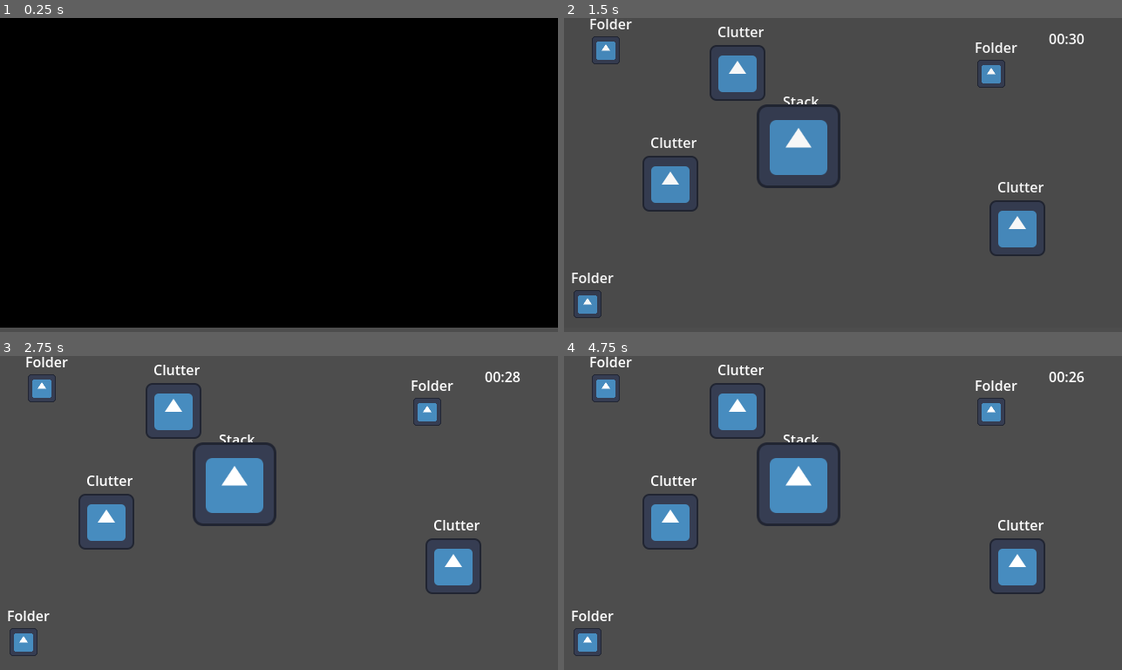
Above: before the commit, frames 1-4 (two rows, left to right).
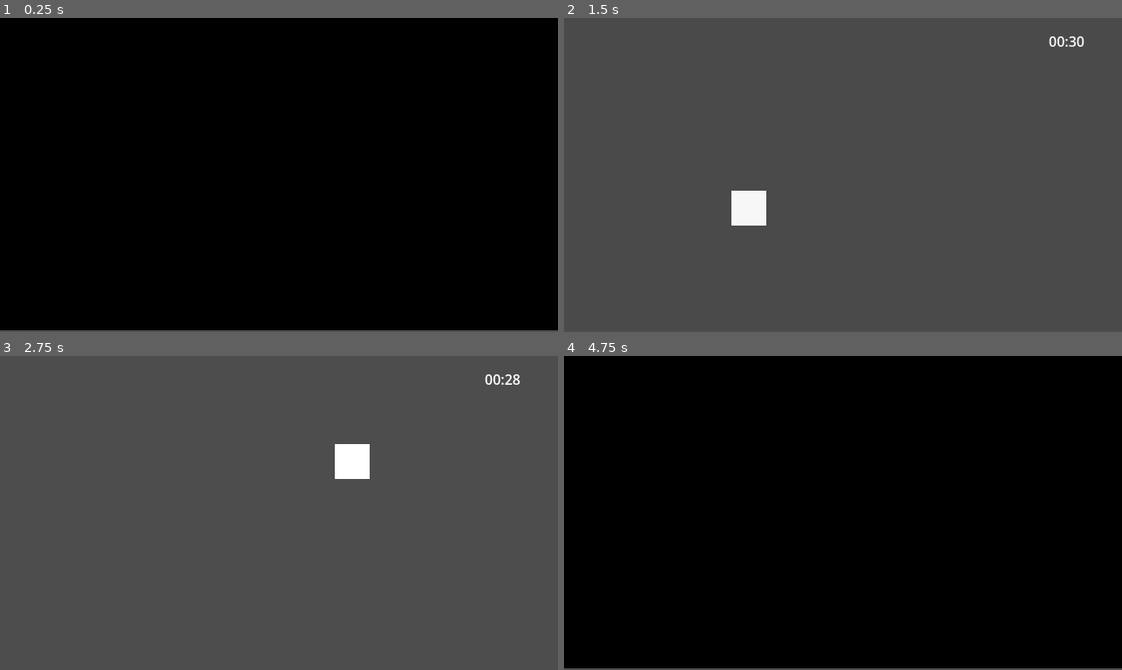
Above: after the commit, the same moments.

Repository: milk9111/godot-wild-jam-79
Game: Godot game, scene res://game.tscn
The game is run twice, just before and just after one commit, with the same random seed, the same clock (stepped at 60 frames per second) and the same inputs. The engine's default icon, where the game draws it, is replaced by a stand-in: a white triangle on a blue panel in a dark square.
Inputs (mouse positions are in pixels of both pictures, inside the frame that each line leads up to):
- Up to frame 1 (0.25 s): no input
- Up to frame 2 (1.5 s): tap Enter at 0.5 s; move the mouse to (965, 159) at 0.52 s; click (965, 159) at 0.6 s; move the mouse to (731, 190) at 1.27 s; click (731, 190) at 1.35 s
- Up to frame 3 (2.75 s): tap Space (debug_nudged_obstacle, bound only after the commit) at 2 s; move the mouse to (334, 443) at 2.02 s; click (334, 443) at 2.1 s
- Up to frame 4 (4.75 s): move the mouse to (815, 575) at 2.77 s; click (815, 575) at 2.85 s; tap Enter at 3.5 s; move the mouse to (1010, 560) at 3.52 s; click (1010, 560) at 3.6 s; tap 0 (debug_end_day, bound only after the commit) at 4.15 s; move the mouse to (675, 465) at 4.27 s; click (675, 465) at 4.35 s

The runs differ from the first frame. In frame 1, 0.8% of the frame differs, in the area x 0-100%, y 98-100%; in frame 2, 7.8%; in frame 3, 7.8%; in frame 4, 99%, in the area x 0-100%, y 0-100%.

Commit message:
Added initial score manager and global autoload for debugging

Diff:
--- a/day_manager.gd
+++ b/day_manager.gd
@@ -11,15 +11,19 @@
 
 var _current_day_index : int
 
+
 func _ready():
 	_current_day_index = 0
+
 
 func _on_clock_timeout():
 	end_day()
 
+
 func start_day():
 	clock.start()
 	day_started.emit()
+
 
 func end_day():
 	_current_day_index += 1
@@ -28,6 +32,7 @@
 	else:
 		internship_ended.emit()
 
+
 func get_current_day_scene() -> PackedScene:
 	if _current_day_index >= days.size():
 		return null
--- a/game.gd
+++ b/game.gd
@@ -3,12 +3,24 @@
 @onready var day_manager : DayManager = $DayManager
 @onready var day_holder : Node = $DayHolder
 @onready var day_transition = $DayTransition
+@onready var score_manager = $ScoreManager
 
 var _reached_end_of_internship
 
 func _ready():
 	_reached_end_of_internship = false
 	_load_next_day()
+
+
+func _process(_delta):
+	if not Global.debug:
+		return
+
+	if Input.is_action_just_pressed("debug_end_day"):
+		day_manager.end_day()
+	if Input.is_action_just_pressed("debug_print_score"):
+		print("success: %d - failed: %d - nudged: %d" % [score_manager._successful_placements, score_manager._failed_placements, score_manager._nudged_obstacles])
+
 
 
 func _set_day_holder(day_scene : PackedScene):
@@ -23,6 +35,7 @@
 
 func _load_next_day():
 	day_manager.clock.initialize()
+	score_manager.initialize()
 	_set_day_holder(day_manager.get_current_day_scene())
 	day_transition.play("fade_out")
 	get_tree().paused = false
@@ -50,4 +63,5 @@
 			if _reached_end_of_internship:
 				get_tree().change_scene_to_file("res://credits.tscn")
 			else:
+				# show score report
 				_load_next_day()
--- a/game.tscn
+++ b/game.tscn
@@ -1,11 +1,10 @@
-[gd_scene load_steps=7 format=3 uid="uid://cuclpry2ndhpk"]
+[gd_scene load_steps=6 format=3 uid="uid://cuclpry2ndhpk"]
 
 [ext_resource type="PackedScene" uid="uid://wa1i5183d2r0" path="res://day_manager.tscn" id="1_80nbo"]
 [ext_resource type="Script" uid="uid://cy61n3qf3jchw" path="res://game.gd" id="1_e2o6t"]
 [ext_resource type="PackedScene" uid="uid://3e5vl55s2u0u" path="res://day_transition.tscn" id="3_feb5d"]
-[ext_resource type="PackedScene" path="res://test_interact.tscn" id="3_ryrav"]
-[ext_resource type="PackedScene" uid="uid://df0lpevlmgut" path="res://mouse_tester.tscn" id="4_eow3j"]
-[ext_resource type="PackedScene" uid="uid://dk2prnnpuoi8c" path="res://mouse_tester_2.tscn" id="5_j5wjh"]
+[ext_resource type="PackedScene" uid="uid://cwy2xecp5qanl" path="res://score_manager.tscn" id="4_fc0e3"]
+[ext_resource type="PackedScene" uid="uid://dbbi0x8rvdvdc" path="res://global.tscn" id="5_7jktm"]
 
 [node name="Game" type="Node"]
 process_mode = 3
@@ -14,12 +13,16 @@
 [node name="DayManager" parent="." instance=ExtResource("1_80nbo")]
 process_mode = 1
 position = Vector2(557, 15)
-days = Array[PackedScene]([ExtResource("3_ryrav"), ExtResource("4_eow3j"), ExtResource("5_j5wjh")])
 
 [node name="DayHolder" type="Node" parent="."]
 
 [node name="DayTransition" parent="." instance=ExtResource("3_feb5d")]
 
+[node name="ScoreManager" parent="." instance=ExtResource("4_fc0e3")]
+
+[node name="Global" parent="." instance=ExtResource("5_7jktm")]
+debug = true
+
 [connection signal="day_ended" from="DayManager" to="." method="_on_day_manager_day_ended"]
 [connection signal="internship_ended" from="DayManager" to="." method="_on_day_manager_internship_ended"]
 [connection signal="animation_finished" from="DayTransition" to="." method="_on_day_transition_animation_finished"]
--- /dev/null
+++ b/global.gd
@@ -0,0 +1,6 @@
+extends Node
+
+@export var debug : bool
+
+func _ready():
+	Global.debug = debug
--- /dev/null
+++ b/global.tscn
@@ -0,0 +1,6 @@
+[gd_scene load_steps=2 format=3 uid="uid://dbbi0x8rvdvdc"]
+
+[ext_resource type="Script" uid="uid://c71f2hx4y1bw4" path="res://global.gd" id="1_6q3x5"]
+
+[node name="Global" type="Node"]
+script = ExtResource("1_6q3x5")
--- a/mouse_tester.gd
+++ b/mouse_tester.gd
@@ -2,8 +2,18 @@
 
 var _is_mouse_hovering
 
-func _input(event):
+
+func _process(_delta):
 	position = get_viewport().get_mouse_position()
+
+	if Global.debug:
+		if Input.is_action_just_pressed("debug_successful_placement"):
+			EventBus.succeeded_placement.emit()
+		elif Input.is_action_just_pressed("debug_failed_placement"):
+			EventBus.failed_placement.emit()
+		elif Input.is_action_just_pressed("debug_nudged_obstacle"):
+			EventBus.nudged_obstacle.emit()
+
 
 func _on_day_manager_day_started():
 	set_process_mode(ProcessMode.PROCESS_MODE_INHERIT)
--- a/project.godot
+++ b/project.godot
@@ -23,6 +23,7 @@
 [autoload]
 
 EventBus="*res://event_bus.gd"
+Global="*res://global.gd"
 
 [display]
 
@@ -38,6 +39,31 @@
 "events": [Object(InputEventMouseButton,"resource_local_to_scene":false,"resource_name":"","device":-1,"window_id":0,"a …(258 unchanged characters)…
 ]
 }
+debug_end_day={
+"deadzone": 0.2,
+"events": [Object(InputEventKey,"resource_local_to_scene":false,"resource_name":"","device":-1,"window_id":0,"alt_pressed":false,"shift_pressed":false,"ctrl_pressed":false,"meta_pressed":false,"pressed":false,"keycode":0,"physical_keycode":48,"key_label":0,"unicode":48,"location":0,"echo":false,"script":null)
+]
+}
+debug_print_score={
+"deadzone": 0.2,
+"events": [Object(InputEventKey,"resource_local_to_scene":false,"resource_name":"","device":-1,"window_id":0,"alt_pressed":false,"shift_pressed":false,"ctrl_pressed":false,"meta_pressed":false,"pressed":false,"keycode":0,"physical_keycode":83,"key_label":0,"unicode":115,"location":0,"echo":false,"script":null)
+]
+}
+debug_successful_placement={
+"deadzone": 0.2,
+"events": [Object(InputEventMouseButton,"resource_local_to_scene":false,"resource_name":"","device":-1,"window_id":0,"alt_pressed":false,"shift_pressed":false,"ctrl_pressed":false,"meta_pressed":false,"button_mask":1,"position":Vector2(305, 11),"global_position":Vector2(314, 59),"factor":1.0,"button_index":1,"canceled":false,"pressed":true,"double_click":false,"script":null)
+]
+}
+debug_failed_placement={
+"deadzone": 0.2,
+"events": [Object(InputEventMouseButton,"resource_local_to_scene":false,"resource_name":"","device":-1,"window_id":0,"alt_pressed":false,"shift_pressed":false,"ctrl_pressed":false,"meta_pressed":false,"button_mask":2,"position":Vector2(366, 8),"global_position":Vector2(375, 56),"factor":1.0,"button_index":2,"canceled":false,"pressed":true,"double_click":false,"script":null)
+]
+}
+debug_nudged_obstacle={
+"deadzone": 0.2,
+"events": [Object(InputEventKey,"resource_local_to_scene":false,"resource_name":"","device":-1,"window_id":0,"alt_pressed":false,"shift_pressed":false,"ctrl_pressed":false,"meta_pressed":false,"pressed":false,"keycode":0,"physical_keycode":32,"key_label":0,"unicode":32,"location":0,"echo":false,"script":null)
+]
+}
 
 [rendering]
 
--- /dev/null
+++ b/score_manager.gd
@@ -0,0 +1,31 @@
+extends Node2D
+
+
+var _successful_placements : int
+var _failed_placements : int
+var _nudged_obstacles : int
+
+
+func _ready():
+	EventBus.succeeded_placement.connect(self._on_event_bus_successful_placement)
+	EventBus.failed_placement.connect(self._on_event_bus_failed_placement)
+	EventBus.nudged_obstacle.connect(self._on_event_bus_nudged_obstacle)
+	initialize()
+
+
+func initialize():
+	_successful_placements = 0
+	_failed_placements = 0
+	_nudged_obstacles = 0
+
+
+func _on_event_bus_successful_placement():
+	_successful_placements += 1
+
+
+func _on_event_bus_failed_placement():
+	_failed_placements += 1
+
+
+func _on_event_bus_nudged_obstacle():
+	_nudged_obstacles += 1
--- /dev/null
+++ b/score_manager.tscn
@@ -0,0 +1,6 @@
+[gd_scene load_steps=2 format=3 uid="uid://cwy2xecp5qanl"]
+
+[ext_resource type="Script" uid="uid://dhbsmymhdrpkw" path="res://score_manager.gd" id="1_vublb"]
+
+[node name="ScoreManager" type="Node2D"]
+script = ExtResource("1_vublb")
Not shown: 1 places in clickable_folder.tscn that only renumber resources
Not shown, added: global.gd.uid
Not shown, added: score_manager.gd.uid
Not shown: 1 places in test_interact.tscn that only renumber resources
